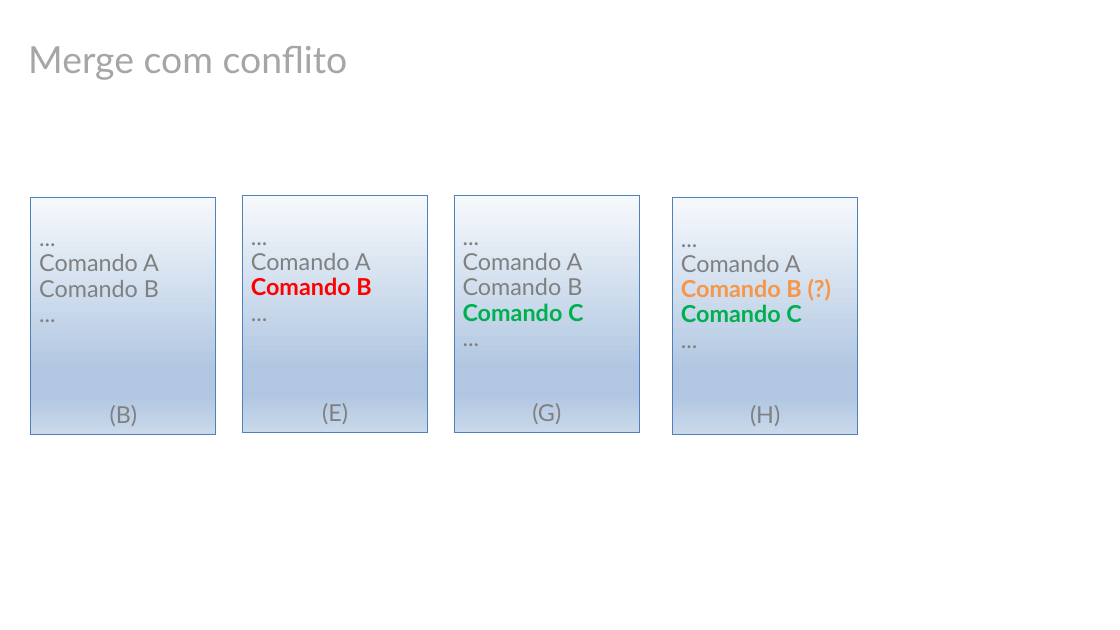
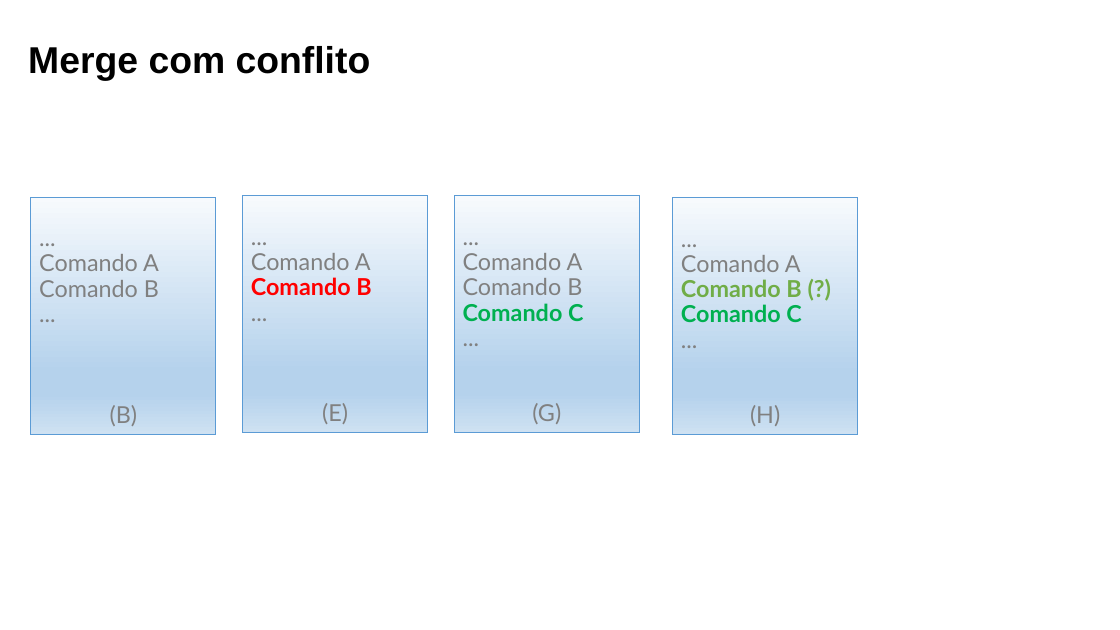
Before and after one commit to yunoguthi/testeCursoGit, a slide deck: slide 35 of git.pptx (slide 21 before the commit). Drawn at 1120x630 pixels with LibreOffice and Linux fonts; fonts in the diff are those of the drawing; background and template pictures are left out. Boxes give left, top, right and bottom in pixels: in the first picture for what was removed or moved away, otherwise in the second. Text is boxed around its words. In the diff, an @@ line names an element or a change of style, - is before the commit and + after.

```diff
--- a/git.pptx
+++ b/git.pptx
@@ text "Merge com conflito" at [28,46,371,81]: font Lato to Arial, text colour #A6A6A6 to #000000, bold on @@
@@ fill gradient #F6F9FC to #B0C6E1 to #CAD9EB to gradient #F7FAFD to #B5D2EC to #CEE1F2; outline #4F81BD 0.75 pt to #5B9BD5 0.75 pt in 4 elements at [31,197,217,434], [243,196,429,433], [455,196,640,433], [673,197,859,434] @@
@@ text in rectangle at [681,279,801,297]: text colour #F79646 to #70AD47 in "Comando B (?)" @@
```
Also in this commit, not shown: 20 other slides changed, 15 slides added, 1 slide removed, 11 other files.
